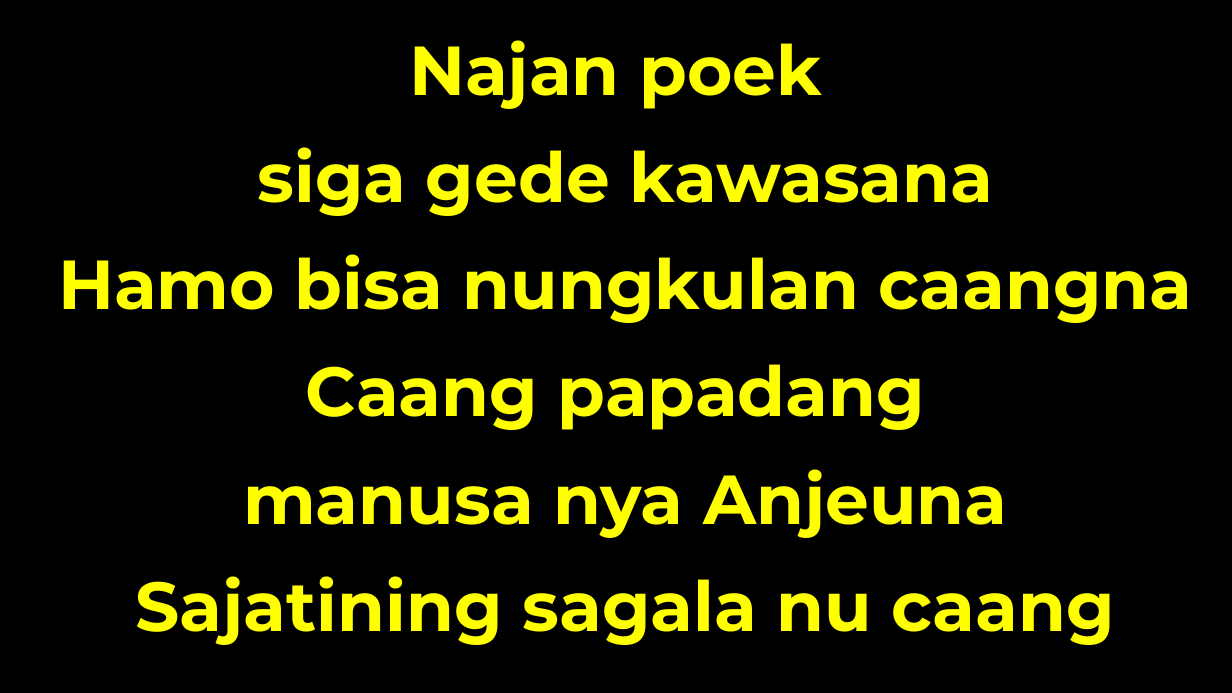
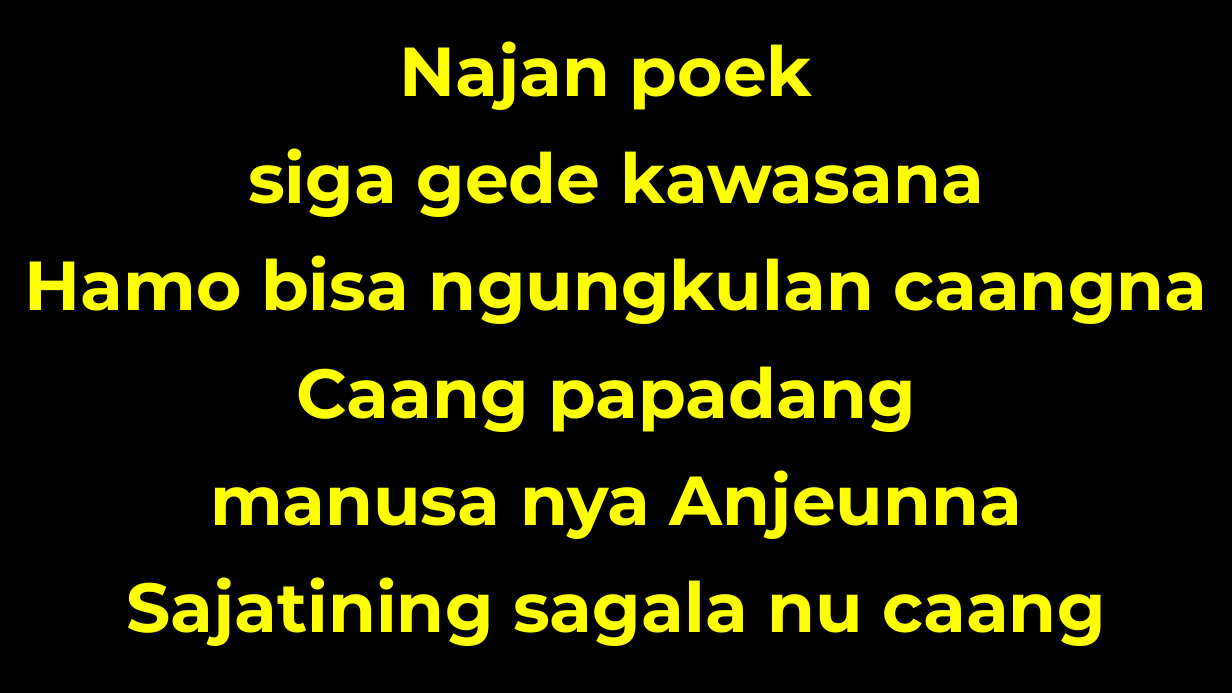
Before and after one commit to laurensius/Slide_Misa_KRC, a slide deck: slide 57 of 2020 11 tanggal 28 - 29/Slide Misa Bahasa Sunda.pptx (slide 53 before the commit). Drawn at 1232x693 pixels with LibreOffice and Linux fonts; fonts in the diff are those of the drawing; background and template pictures are left out. Boxes give left, top, right and bottom in pixels: in the first picture for what was removed or moved away, otherwise in the second. Text is boxed around its words. In the diff, an @@ line names an element or a change of style, - is before the commit and + after.

```diff
--- a/2020 11 tanggal 28 - 29/Slide Misa Bahasa Sunda.pptx
+++ b/2020 11 tanggal 28 - 29/Slide Misa Bahasa Sunda.pptx
@@ text "Najan poek": place and size @@
-text "Najan poek" at <box>58,40,1193,645</box>
+text "Najan poek" at <box>24,41,1208,646</box>
@@ text at <box>24,255,1208,324</box>: text changed @@
-Hamo bisa nungkulan caangna
+Hamo bisa ngungkulan caangna
@@ text at <box>210,470,1022,539</box>: text changed @@
-manusa nya Anjeuna
+manusa nya Anjeunna
```
Also in this commit, not shown: 17 other slides changed, 5 slides added, 1 slide removed, 5 other files.
